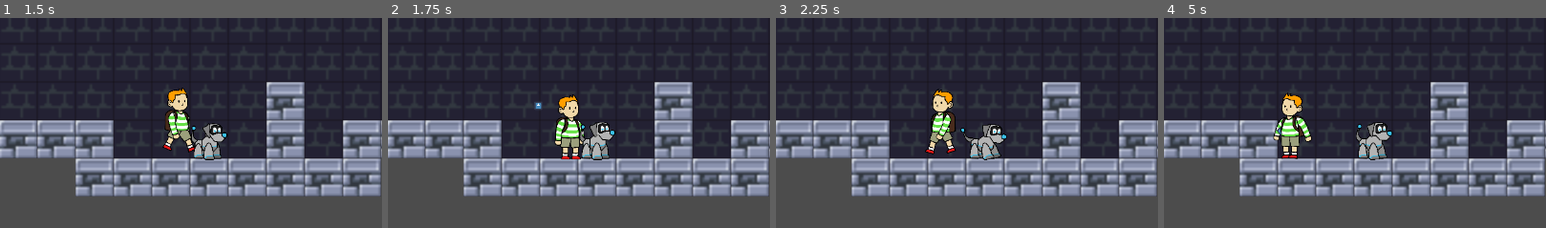
Above: before the commit, frames 1-4 (left to right).
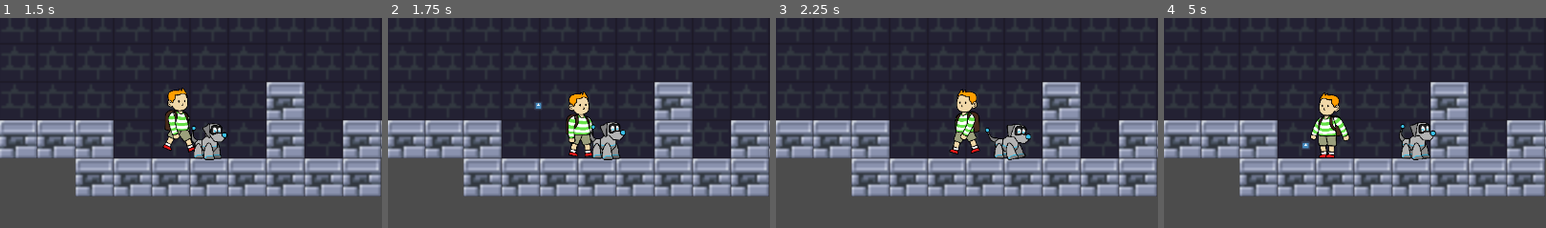
Above: after the commit, the same moments.

Repository: FavouredFool/special-disco
Game: Godot game, scene res://Scenes/Main.tscn
Two runs of this game, one before a commit and one after it. Both use one fixed random seed, a clock stepped at 60 frames per second and the inputs below. The engine's default icon, where the game draws it, is replaced by a stand-in: a white triangle on a blue panel in a dark square.
Inputs (mouse positions are % of the whole screen's width and height, from its top left):
- Up to frame 1 (1.5 s): move the mouse to (72, 45) at 0.52 s; hold D (move_right) from 0.53 s (still down); click (72, 45) at 0.6 s; tap Space (jump) at 0.77 s; move the mouse to (30, 55) at 1.27 s; click (30, 55) at 1.35 s
- Up to frame 2 (1.75 s): keep holding D (move_right); tap Space (jump) at 1.52 s
- Up to frame 3 (2.25 s): move the mouse to (60, 28) at 2.02 s; release D (move_right) at 2.03 s; hold A (move_left) from 2.03 s (still down); click (60, 28) at 2.1 s
- Up to frame 4 (5 s): move the mouse to (45, 70) at 2.77 s; release A (move_left) at 2.78 s; hold D (move_right) 2.78-4.28 s; click (45, 70) at 2.85 s; tap Space (jump) at 3.02, 3.77, 4.52 s; move the mouse to (80, 65) at 3.52 s; click (80, 65) at 3.6 s; move the mouse to (20, 35) at 4.27 s; hold A (move_left) from 4.28 s (still down); click (20, 35) at 4.35 s
The pictures show only the part of the screen within x 10-60%, y 39-89%; the shares and areas given below are measured in that part.

Frame 1 is identical in both runs. In frame 2, 3.3% of the frame differs, in the area x 43-63%, y 35-68%; in frame 3, 4.7%; in frame 4, 5.6%, in the area x 28-72%, y 35-68%.

Commit message:
feat: Dog is pushable

Diff:
--- a/Scripts/PlayerScript.gd
+++ b/Scripts/PlayerScript.gd
@@ -107,6 +107,8 @@
 			if collision.normal == Vector2.UP:
 				desires_bounce = true
 				_desires_jump = false
+			elif collision.normal.x == -_horizontal_direction:
+				collision.collider.move_and_slide(Vector2(_horizontal_direction, collision.collider._velocity.y) * speed/2, UP_DIRECTION)
 
 	_velocity.x = _horizontal_direction * speed
 
